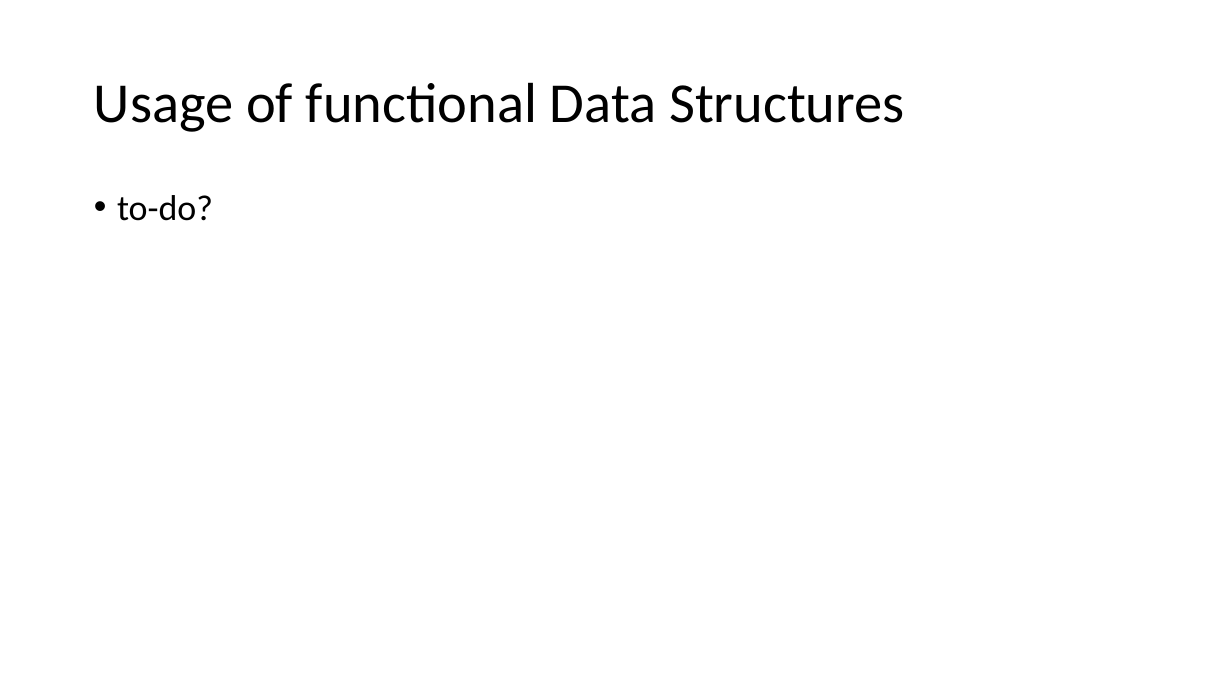
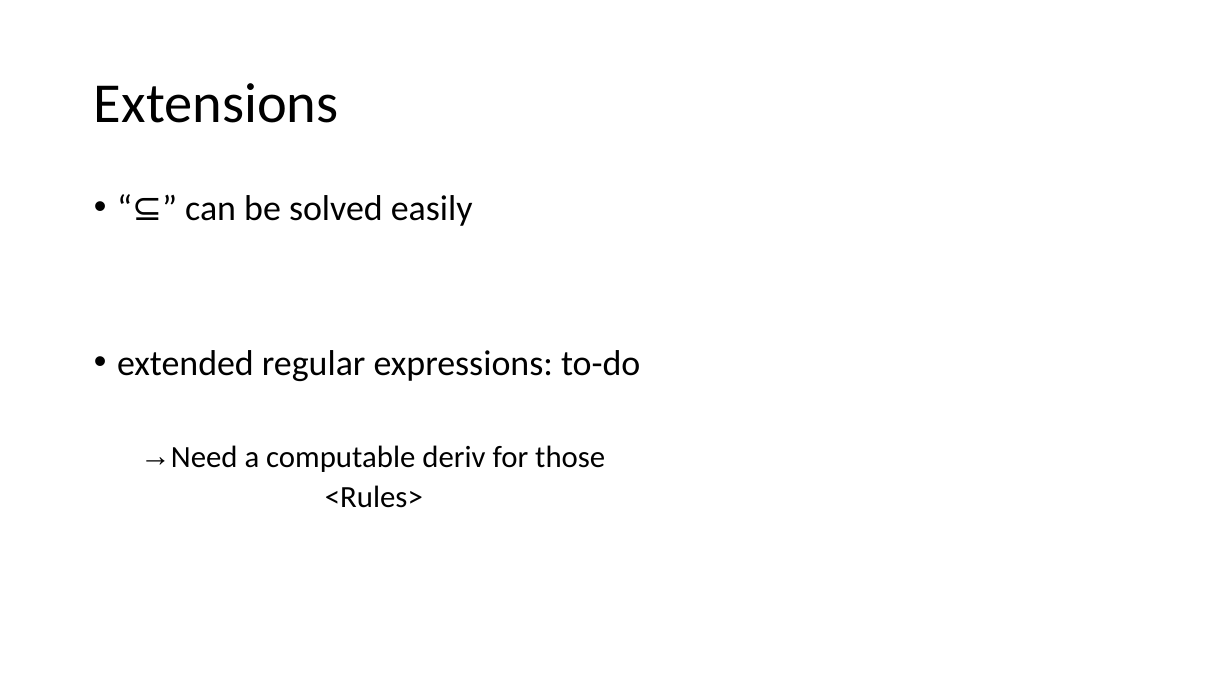
Before and after one commit to Helli/fds_seminar, a slide deck: slide 17 of slides.pptx. Drawn at 1232x693 pixels with LibreOffice and Linux fonts; fonts in the diff are those of the drawing. Boxes give left, top, right and bottom in pixels: in the first picture for what was removed or moved away, otherwise in the second. Text is boxed around its words. In the diff, an @@ line names an element or a change of style, - is before the commit and + after.

```diff
--- a/slides.pptx
+++ b/slides.pptx
@@ title at box(94, 83, 339, 123): text changed @@
-Usage of functional Data Structures
+Extensions
@@ text at box(117, 195, 640, 508): text changed @@
-• to-do?
+• “⊆” can be solved easily
+• extended regular expressions: to-do
+  → Need a computable deriv for those
+  <Rules>
```
Also in this commit, not shown: 1 other slide changed, 1 other file.
